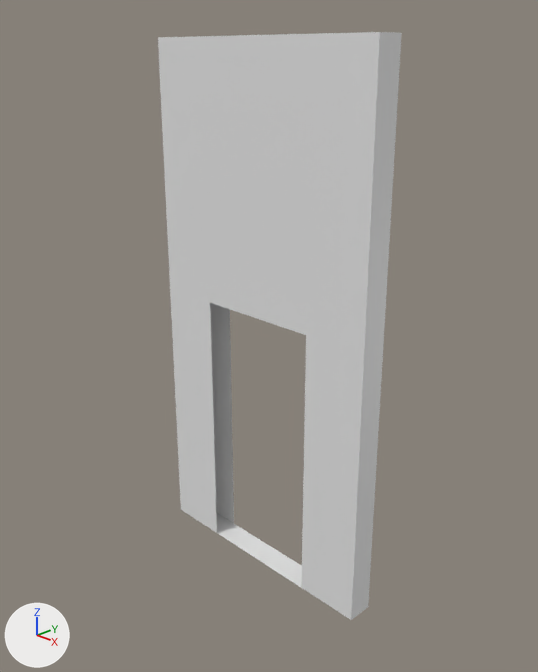
Before and after pictures for a commit that changed the Blender file Church/door.blend.
Camera for both pictures: a camera (50 mm lens) standing at (4.7, -3.52, 3.89) and looking at (1.1, 0.05, 1.97). The axes (+X, +Y, +Z) are drawn at lower left. The lights are the same throughout.

Objects in the first picture: 'Door 2x3x0.2'.
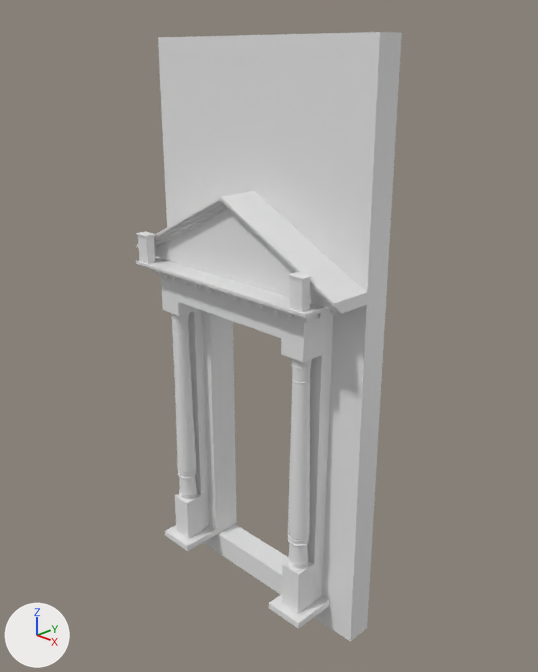
Diff of the bpy script that builds the scene:
```diff
--- a/Church/door.blend.py
+++ b/Church/door.blend.py
@@ me_door_2x3x0_2 @@
 # used by ob_door_2x3x0_2; location = (0.0, 0.0, 0.0); rotation_euler = (1.571, 0.0, 0.0), in degrees (90, 0, 0)
-me_door_2x3x0_2.from_pydata(...)  # 24 vertices, 20 faces; spans x 0.0..2.0, y 0.0..4.0, z -0.2..0.0
+me_door_2x3x0_2.from_pydata(...)  # 56 vertices, 53 faces; spans x 0.0..2.0, y -0.2..4.0, z -0.2..0.0
+# me_door_2x3x0_2 part 1
+# 10 faces are deleted
+# 8 new vertices lie (0.0, -0.2, 0.0) away from vertices in x 0.0..2.0, y 0.0, z -0.2..0.0
+# 12 new vertices lie (0.0, 0.0, 0.07) away from vertices in x 0.0..2.0, y -0.2..4.0, z -0.2
+# 12 new vertices lie (0.0, 0.0, -0.07) away from vertices in x 0.0..2.0, y -0.2..4.0, z 0.0
+# 43 new faces join them
@@ me_mesh_002 @@
+me_mesh_002.from_pydata(...)  # 96 vertices, 69 faces; spans x 0.43..1.57, y 0.0..2.16, z -0.33..-0.08
@@ me_mesh_001 @@
+me_mesh_001.from_pydata(...)  # 825 vertices, 787 faces; spans x 1.48..1.79, y 0.0..2.16, z 0.08..0.44
@@ me_mesh_003 @@
+me_mesh_003.from_pydata(...)  # 212 vertices, 181 faces; spans x 0.01..2.0, y 0.05..3.02, z -0.13..0.31
@@ me_mesh_000 @@
+me_mesh_000.from_pydata(...)  # 628 vertices, 577 faces; spans x 0.2..1.8, y 2.33..2.38, z -0.11..0.24
@@ ob_path @@
+ob_path = bpy.data.objects.new('Path', me_mesh_002)
+ob_path.location = (0.0, -0.103, 0.0)
+ob_path.rotation_euler = (1.571, 0.0, 6.283)  # degrees (90, 0, 360)
@@ ob_pillar @@
+ob_pillar = bpy.data.objects.new('Pillar', me_mesh_001)
+ob_pillar.location = (0.0, 0.097, 0.0)
+ob_pillar.rotation_euler = (1.571, 0.0, 6.283)  # degrees (90, 0, 360)
+_m = ob_pillar.modifiers.new('Mirror', 'MIRROR')
+_m.mirror_object = ob_pillar_mirror
@@ ob_pillar_mirror @@
+ob_pillar_mirror = bpy.data.objects.new('Pillar Mirror', None)
+ob_pillar_mirror.location = (1.0, 0.0586, 1.037)
@@ ob_surround @@
+ob_surround = bpy.data.objects.new('Surround', me_mesh_003)
+ob_surround.location = (0.0, -0.103, 0.0)
+ob_surround.rotation_euler = (1.571, 0.0, 6.283)  # degrees (90, 0, 360)
@@ ob_surround_001 @@
+ob_surround_001 = bpy.data.objects.new('Surround.001', me_mesh_000)
+ob_surround_001.location = (0.0, -0.103, 0.0)
+ob_surround_001.rotation_euler = (1.571, 0.0, 6.283)  # degrees (90, 0, 360)
```

Boxes (x1, y1, x2, y2) around the edits, measured in the pictures (538 x 672 px):
'Door 2x3x0.2', reshaped
    before: (158, 32, 402, 620)
    after: (158, 32, 402, 642)
'Surround', added
    after: (136, 191, 367, 602)
'Pillar', added
    after: (162, 296, 330, 629)
'Path', added
    after: (202, 311, 237, 532)
'Surround.001', added
    after: (153, 270, 336, 323)
part 1 of me_door_2x3x0_2, built on
    before: (216, 32, 402, 620)
    after: (203, 32, 402, 642)
